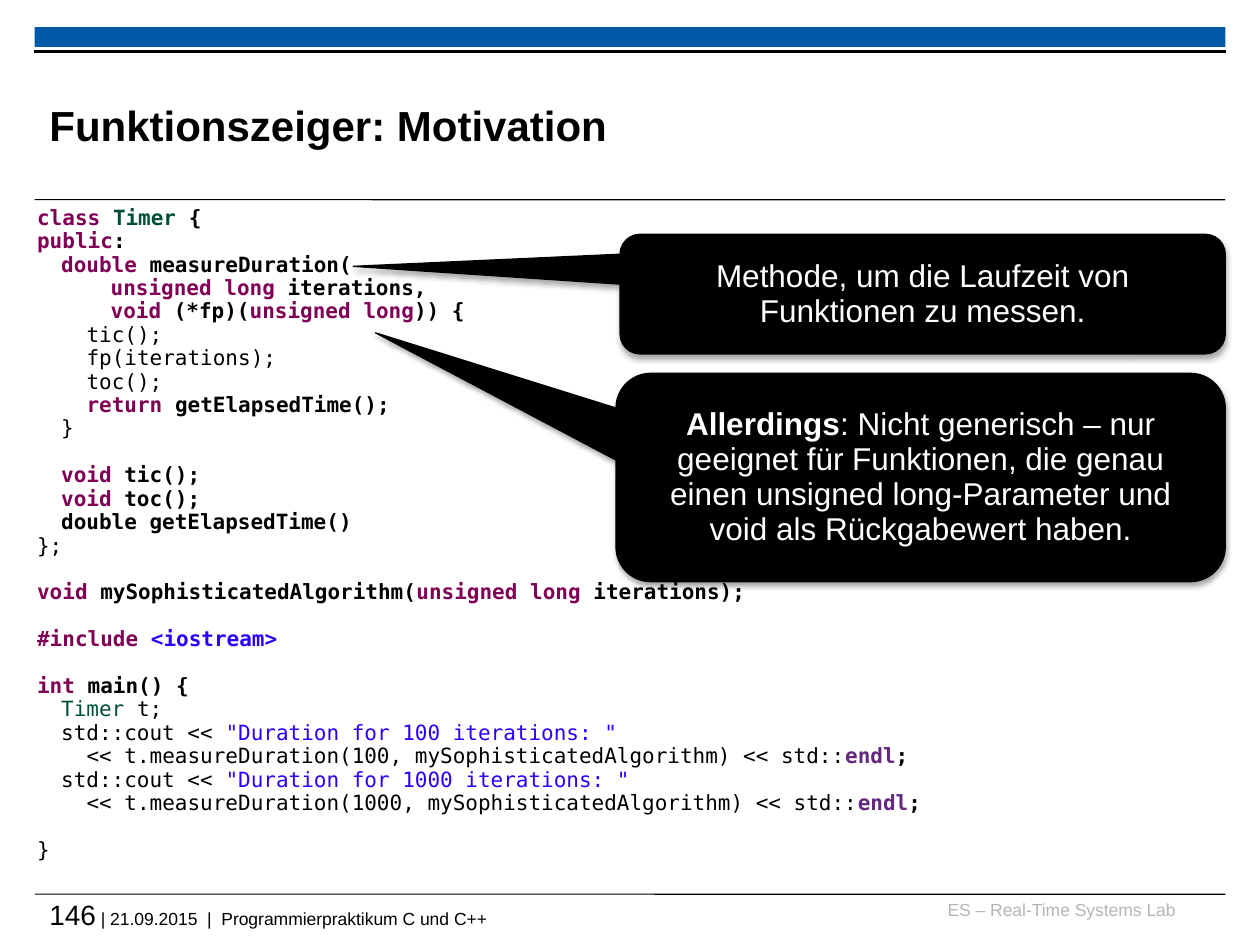
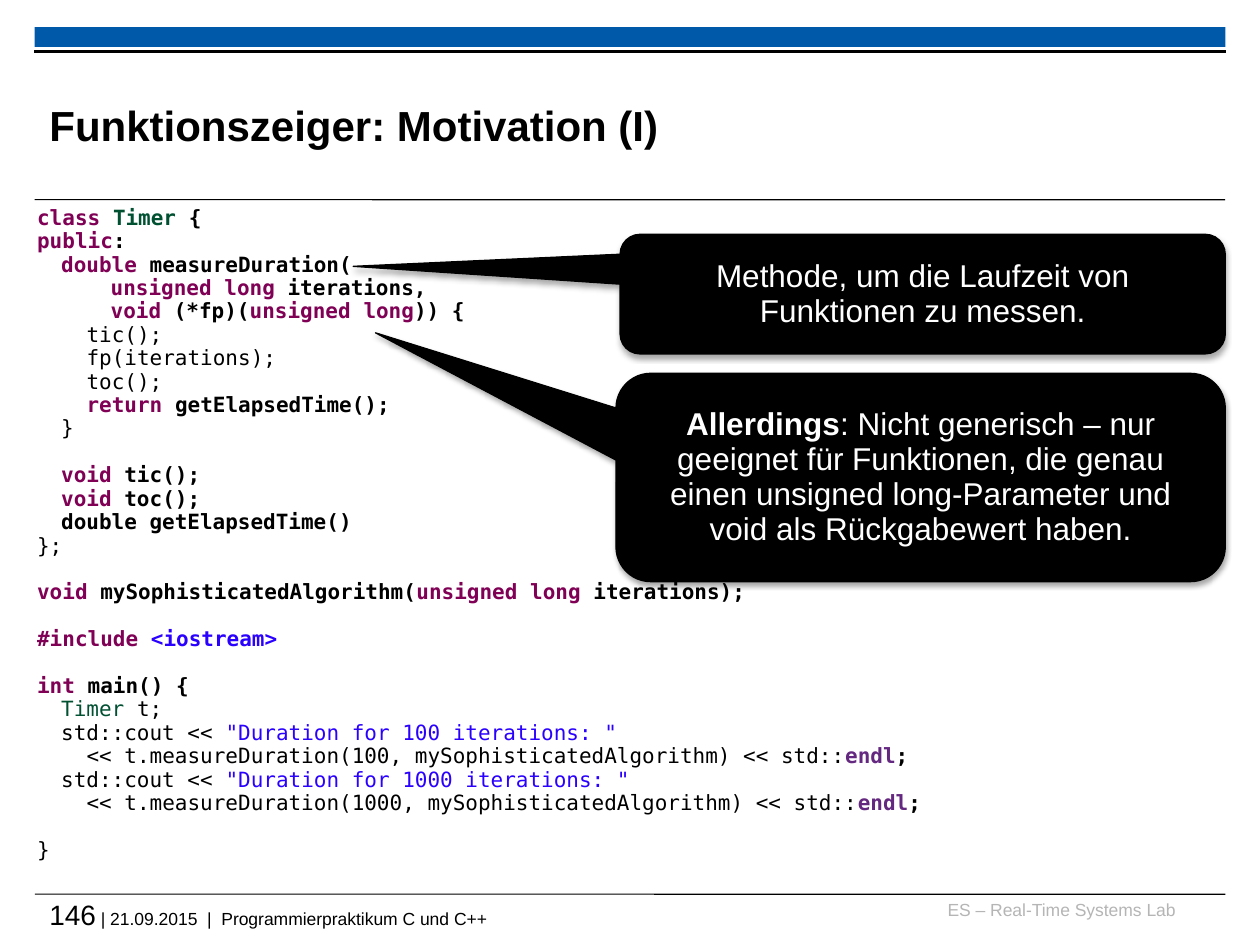
Before and after one commit to h82k/tud-cppp, a slide deck: slide 146 of cppp_lecture.pptx. Drawn at 1260x945 pixels with LibreOffice and Linux fonts; fonts in the diff are those of the drawing; background and template pictures are left out. Boxes give left, top, right and bottom in pixels: in the first picture for what was removed or moved away, otherwise in the second. Text is boxed around its words. In the diff, an @@ line names an element or a change of style, - is before the commit and + after.

```diff
--- a/cppp_lecture.pptx
+++ b/cppp_lecture.pptx
@@ title at box(49, 110, 658, 150): text changed @@
-Funktionszeiger: Motivation
+Funktionszeiger: Motivation (I)
```
Also in this commit, not shown: 10 other slides changed, 3 slides added, 2 other files.
